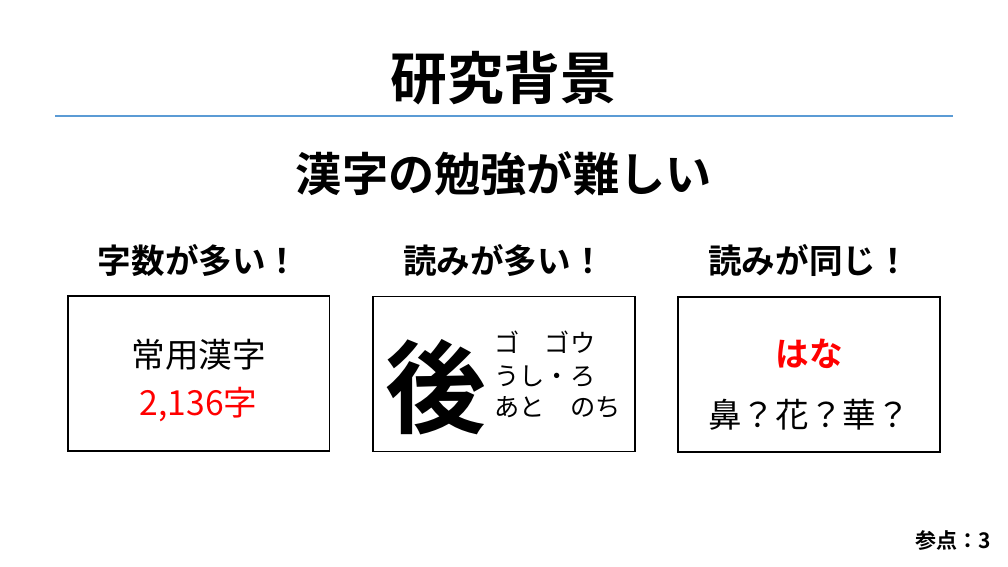
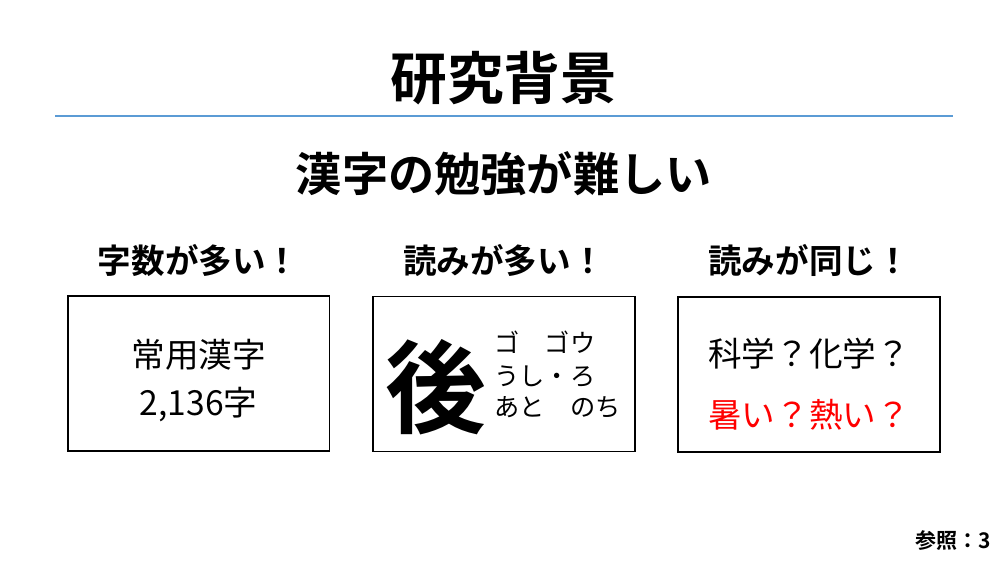
Before and after one commit to 3x3y3z3t/paper, a slide deck: slide 7 of 発表用/PPT.pptx (slide 8 before the commit). Drawn at 1008x567 pixels with LibreOffice and Linux fonts; fonts in the diff are those of the drawing; background and template pictures are left out. Boxes give left, top, right and bottom in pixels: in the first picture for what was removed or moved away, otherwise in the second. Text is boxed around its words. In the diff, an @@ line names an element or a change of style, - is before the commit and + after.

```diff
--- a/発表用/PPT.pptx
+++ b/発表用/PPT.pptx
@@ text "常用漢字 2,136字" at <box>131,338,265,421</box>: text colour #FF0000 to #000000 in "2,136字" @@
@@ text at <box>708,337,910,430</box>: text changed @@
-はな
-鼻？花？華？
+科学？化学？
+暑い？熱い？
@@ text at <box>916,530,992,550</box>: text changed @@
-参点：3
+参照：3
```
Also in this commit, not shown: 15 other slides changed, 33 slides added, 3 slides removed, 1 other file.
